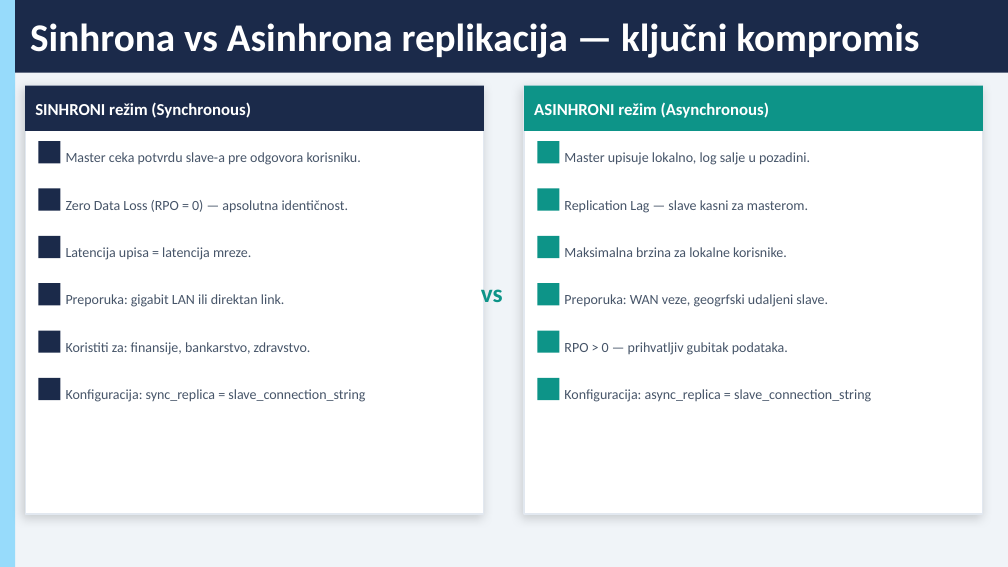
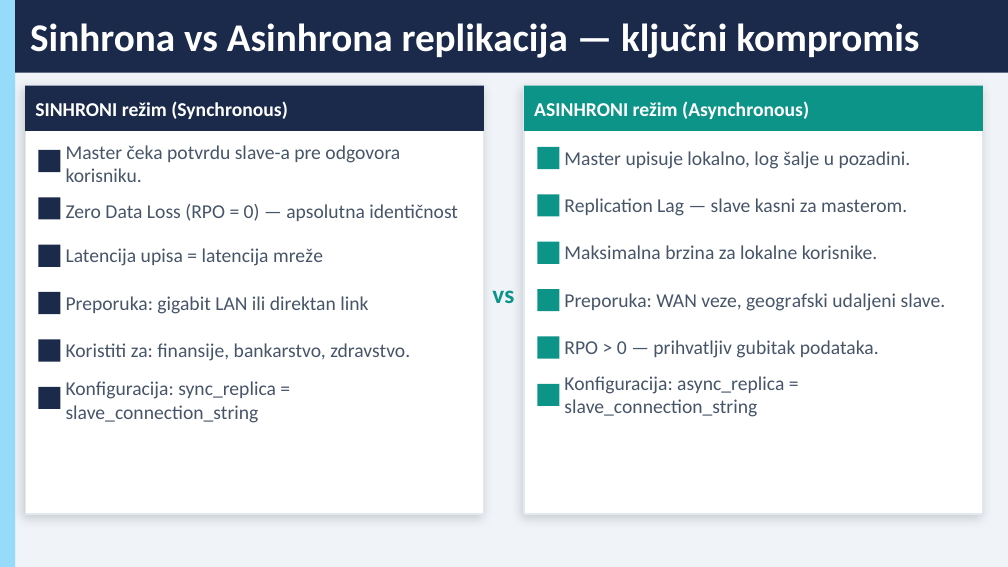
Before and after one commit to jefimija-stamenovic/subp, a slide deck: slide 6 of seminarski-3/Replikacija podataka (replication and mirroring) kod Firebird baze podataka.pptx. Drawn at 1008x567 pixels with LibreOffice and Linux fonts; fonts in the diff are those of the drawing. Boxes give left, top, right and bottom in pixels: in the first picture for what was removed or moved away, otherwise in the second. Text is boxed around its words. In the diff, an @@ line names an element or a change of style, - is before the commit and + after.

```diff
--- a/seminarski-3/Replikacija podataka (replication and mirroring) kod Firebird baze podataka.pptx
+++ b/seminarski-3/Replikacija podataka (replication and mirroring) kod Firebird baze podataka.pptx
@@ text "SINHRONI režim (Synchronous)" at box(35, 101, 288, 119): size 12 to 14 pt @@
@@ text "ASINHRONI režim (Asynchronous)" at box(534, 101, 809, 119): size 12 to 14 pt @@
@@ text at box(66, 145, 400, 182): text changed; size 10 to 14 pt @@
-Master ceka potvrdu slave-a pre odgovora korisniku.
+Master čeka potvrdu slave-a pre odgovora korisniku.
@@ text at box(564, 151, 911, 169): text changed; size 10 to 14 pt @@
-Master upisuje lokalno, log salje u pozadini.
+Master upisuje lokalno, log šalje u pozadini.
@@ text at box(66, 204, 458, 221): text changed; size 10 to 14 pt @@
-Zero Data Loss (RPO = 0) — apsolutna identičnost.
+Zero Data Loss (RPO = 0) — apsolutna identičnost
@@ text at box(66, 248, 323, 266): text changed; size 10 to 14 pt @@
-Latencija upisa = latencija mreze.
+Latencija upisa = latencija mreže
@@ text "vs": place and size @@
-text "vs" at box(481, 289, 503, 302)
+text "vs" at box(492, 290, 514, 303)
@@ text at box(66, 296, 368, 314): text changed; size 10 to 14 pt @@
-Preporuka: gigabit LAN ili direktan link.
+Preporuka: gigabit LAN ili direktan link
@@ text at box(564, 293, 946, 311): text changed; size 10 to 14 pt @@
-Preporuka: WAN veze, geogrfski udaljeni slave.
+Preporuka: WAN veze, geografski udaljeni slave.
@@ 6 rectangles: place and size @@
-6 rectangles at box(38, 141, 60, 400)
+6 rectangles at box(38, 150, 60, 409)
@@ size 10 to 14 pt in 6 elements at box(564, 198, 907, 216), box(564, 245, 877, 259), box(564, 340, 879, 358), box(564, 376, 784, 417), box(66, 343, 410, 361), box(66, 381, 276, 423) @@
@@ 6 rectangles: place and size @@
-6 rectangles at box(537, 141, 559, 400)
+6 rectangles at box(537, 147, 559, 406)
```
Also in this commit, not shown: 8 other slides changed, 5 other files.
